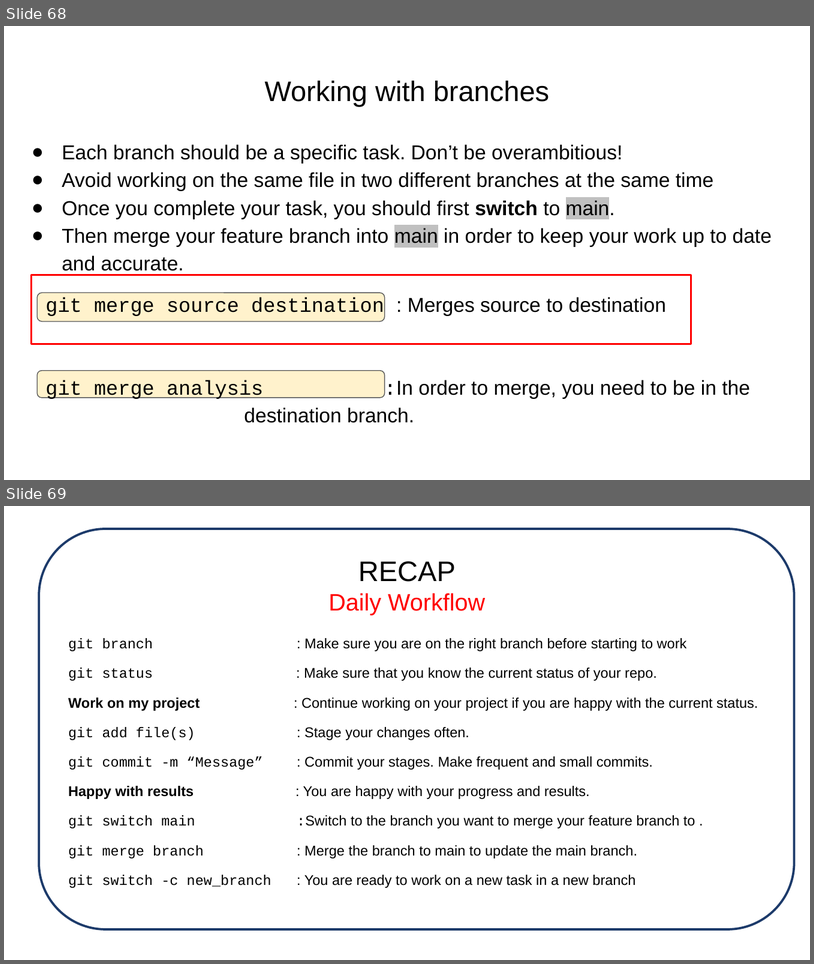
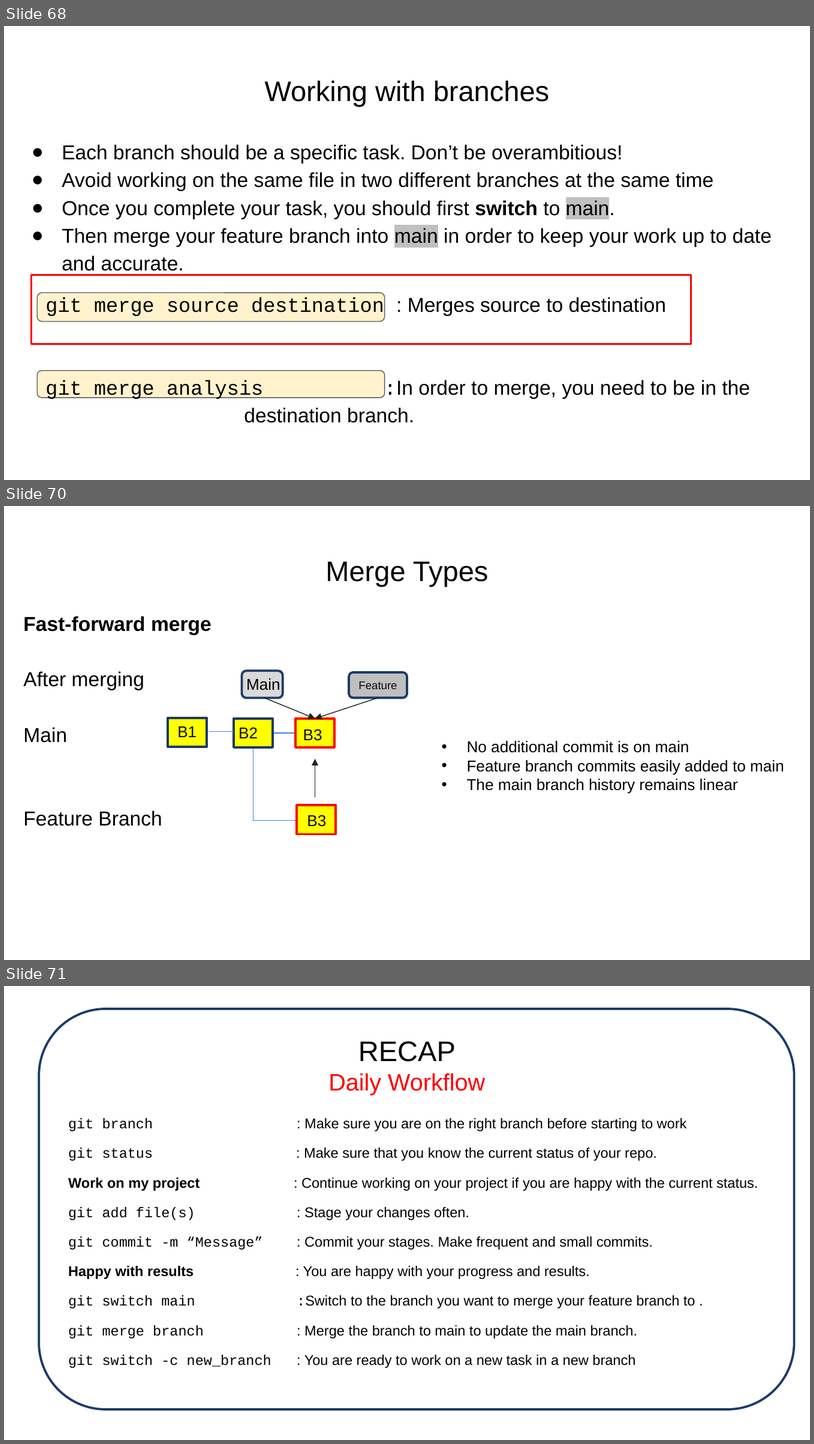
Before and after one commit to RUG-DCC-Research-Software/introduction_to_git_github, a slide deck: 07102025-Introduction_to_git_kapteyn.pptx. Shown one above the other, each under a label of ours: slides 68 and 69 before the commit, slides 68, 70 and 71 after it; the slides between them are not shown. The pictures are 814x964 and 814x1444 pixels, drawn with LibreOffice and Linux fonts; fonts in the diff are those of the drawing. Boxes give left, top, right and bottom in pixels: in the first picture for what was removed or moved away, otherwise in the second. Text is boxed around its words. In the diff, an @@ line names an element or a change of style, - is before the commit and + after.

Commit message:
Added merge type fast-forward

```diff
--- a/07102025-Introduction_to_git_kapteyn.pptx
+++ b/07102025-Introduction_to_git_kapteyn.pptx
@@ slide 70 added at (4,506,810,960), background #FFFFFF @@
@@ title added at (326,561,489,586), 25.2 pt, text #000000 @@
+Merge Types
@@ text added at (23,616,212,826), 18 pt, text #000000 @@
+Fast-forward merge
+After merging
+Main
+Feature Branch
@@ rounded rectangle added at (242,670,283,698), fill #D9D9D9, outline #1D3A6B 2 pt @@
@@ text added at (246,678,281,690), 14 pt, text #000000 @@
+Main
@@ rounded rectangle added at (349,672,407,698), fill #BFBFBF, outline #1D3A6B 2 pt, 10 pt, text #0D0D0D @@
+Feature
@@ arrow added from (264, 697) to (315, 718), #202020 0.75 pt @@
@@ arrow added from (378, 698) to (315, 718), #202020 0.75 pt @@
@@ rectangle added at (168,717,206,747), fill #FFFF00, outline #1D3A6B 2 pt @@
@@ rectangle added at (234,718,273,747), fill #FFFF00, outline #1D3A6B 2 pt @@
@@ rectangle added at (296,718,335,747), fill #FFFF00, outline #FF0000 2 pt @@
@@ text added at (177,726,197,737), 14 pt, text #0D0D0D @@
+B1
@@ line added from (209, 731) to (234, 731), #3C81F3 0.75 pt @@
@@ text added at (239,727,258,738), 14 pt, text #0D0D0D @@
+B2
@@ line added from (274, 733) to (299, 733), #3C81F3 0.75 pt @@
@@ text added at (303,729,323,741), 14 pt, text #0D0D0D @@
+B3
@@ elbow line added from (253, 747) to (299, 820), #3C81F3 0.75 pt @@
@@ text added at (467,741,785,793), 14 pt, text #000000 @@
+• No additional commit is on main
+• Feature branch commits easily added to main
+• The main branch history remains linear
@@ arrow added from (315, 797) to (315, 759), #202020 0.75 pt @@
@@ rectangle added at (297,805,335,834), fill #FFFF00, outline #FF0000 2 pt @@
@@ text added at (307,814,326,826), 14 pt, text #0D0D0D @@
+B3
@@ what was slide 69 is now slide 71 @@
```
Also in this commit, not shown: 1 other slide added.
